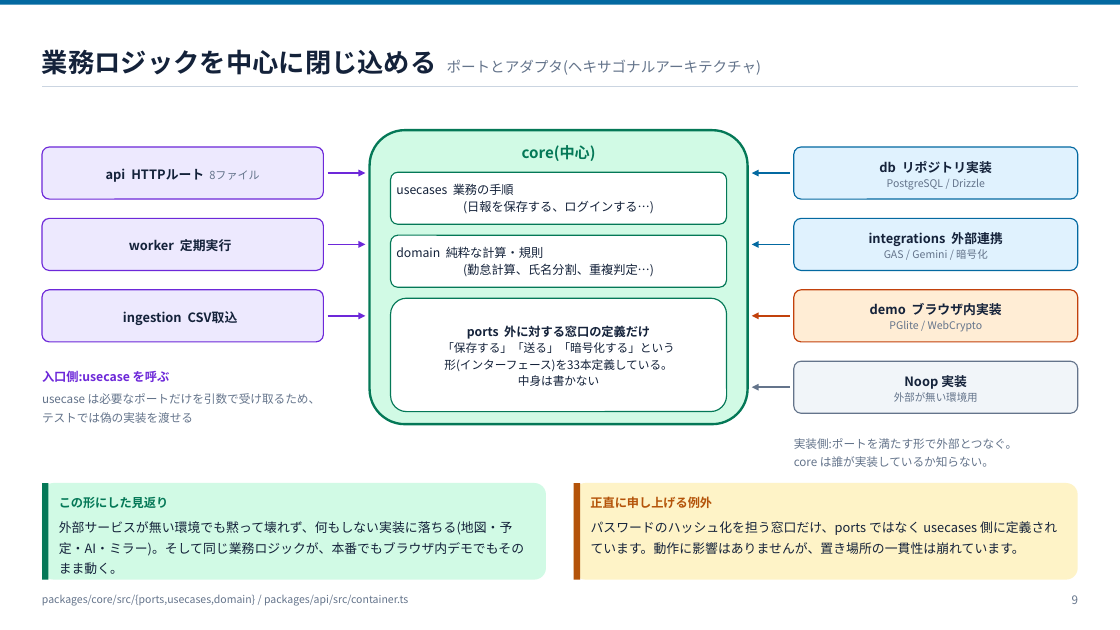
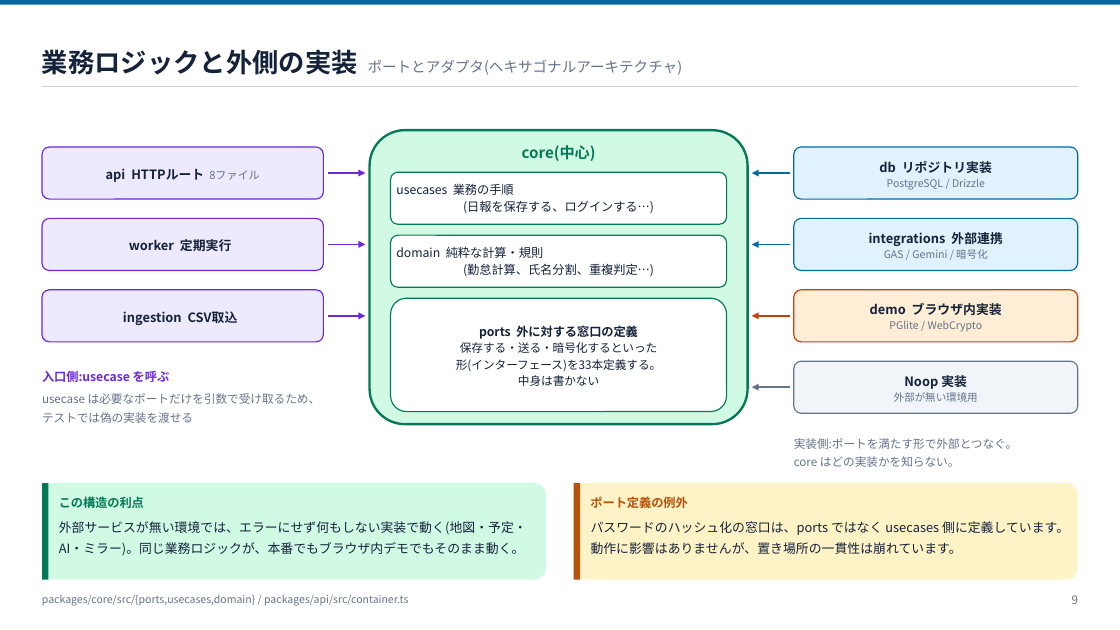
Before and after one commit to ohru131/katahimo-app, a slide deck: slide 9 of doc/slides/architecture.pptx. Drawn at 1120x630 pixels with LibreOffice and Linux fonts; fonts in the diff are those of the drawing. Boxes give left, top, right and bottom in pixels: in the first picture for what was removed or moved away, otherwise in the second. Text is boxed around its words. In the diff, an @@ line names an element or a change of style, - is before the commit and + after.

Commit message:
スライドの文言を、誇張や演出のない自然な日本語に直す (#23)
doc/slides の3資料(architecture / db-review / db-for-business)を生成する
scripts/slides/*.py の文字列を見直し、強調語・自己言及・標語・擬人化・
強調目的の「」を取り除いた。内容・数値・参照ラベルは不変。pptx を再生成し、
枚数(21 / 30 / 54)が変わらないことを確認。

```diff
--- a/doc/slides/architecture.pptx
+++ b/doc/slides/architecture.pptx
@@ text at bbox=[42, 49, 683, 75]: text changed @@
-業務ロジックを中心に閉じ込める ポートとアダプタ(ヘキサゴナルアーキテクチャ)
+業務ロジックと外側の実装 ポートとアダプタ(ヘキサゴナルアーキテクチャ)
@@ text in rounded rectangle at bbox=[456, 325, 661, 386]: text changed @@
-ports 外に対する窓口の定義だけ
-「保存する」「送る」「暗号化する」という
-形(インターフェース)を33本定義している。
-中身は書かない
+ports 外に対する窓口の定義
+保存する・送る・暗号化するといった
+形(インターフェース)を33本定義する。
+中身は書かない
@@ text at bbox=[794, 438, 1018, 467]: text changed @@
-実装側:ポートを満たす形で外部とつなぐ。
-core は誰が実装しているか知らない。
+実装側:ポートを満たす形で外部とつなぐ。
+core はどの実装かを知らない。
@@ text at bbox=[59, 496, 144, 508]: text changed @@
-この形にした見返り
+この構造の利点
@@ text at bbox=[590, 496, 687, 508]: text changed @@
-正直に申し上げる例外
+ポート定義の例外
@@ text at bbox=[59, 521, 527, 556]: text changed @@
-外部サービスが無い環境でも黙って壊れず、何もしない実装に落ちる(地図・予定・AI・ミラー)。そして同じ業務ロジックが、本番でもブラウザ内デモでもそのまま動く。
+外部サービスが無い環境では、エラーにせず何もしない実装で動く(地図・予定・AI・ミラー)。同じ業務ロジックが、本番でもブラウザ内デモでもそのまま動く。
@@ text at bbox=[591, 521, 1069, 554]: text changed @@
-パスワードのハッシュ化を担う窓口だけ、ports ではなく usecases 側に定義されています。動作に影響はありませんが、置き場所の一貫性は崩れています。
+パスワードのハッシュ化の窓口は、ports ではなく usecases 側に定義しています。動作に影響はありませんが、置き場所の一貫性は崩れています。
```
Also in this commit, not shown: 18 other slides changed, 6 other files.
